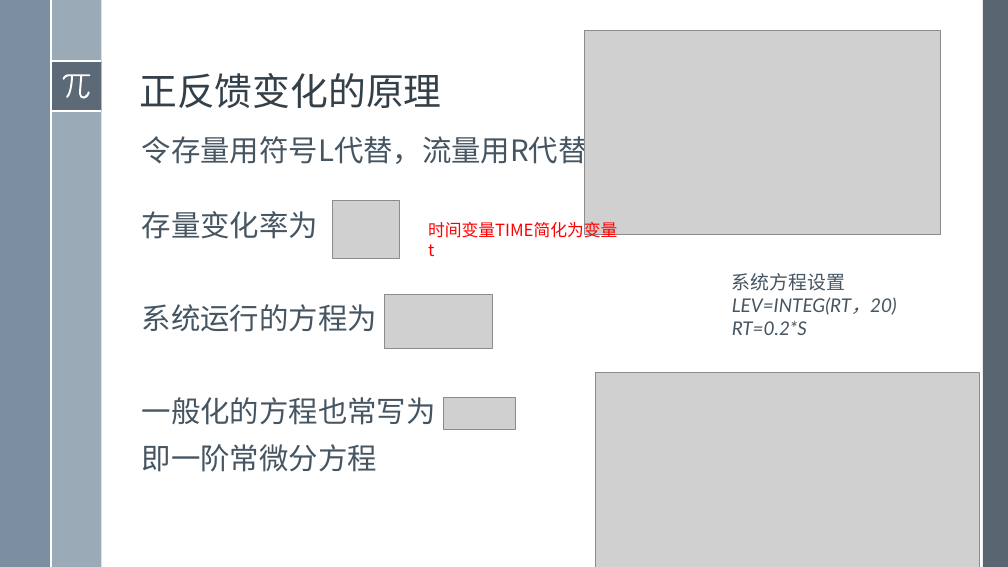
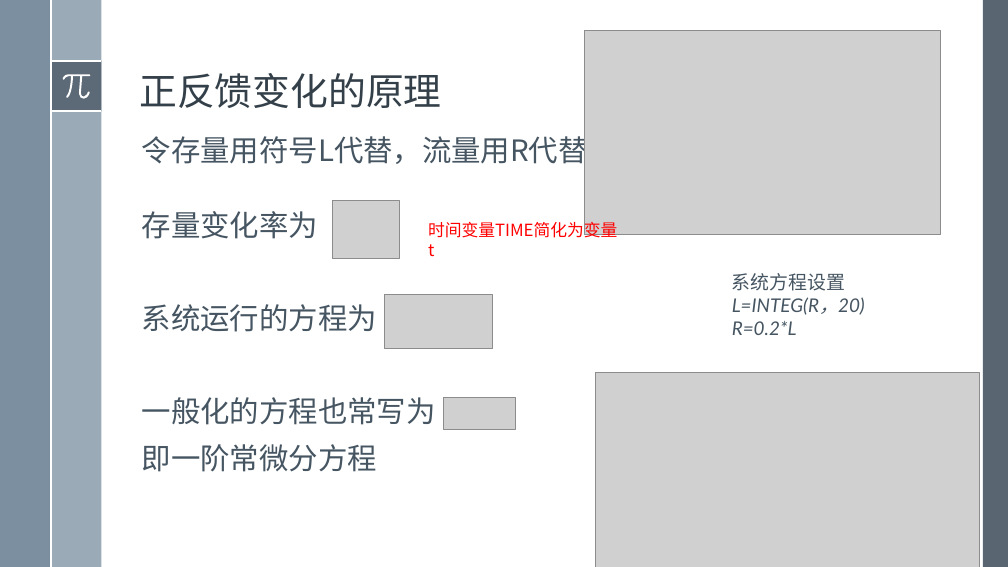
Before and after one commit to exoplanetX/SystemDynamics, a slide deck: slide 5 of 2019系统仿真-8-一阶系统原理.pptx. Drawn at 1008x567 pixels with LibreOffice and Linux fonts; fonts in the diff are those of the drawing; grey boxes stand for pictures. Boxes give left, top, right and bottom in pixels: in the first picture for what was removed or moved away, otherwise in the second. Text is boxed around its words. In the diff, an @@ line names an element or a change of style, - is before the commit and + after.

```diff
--- a/2019系统仿真-8-一阶系统原理.pptx
+++ b/2019系统仿真-8-一阶系统原理.pptx
@@ text at bbox=[732, 297, 865, 335]: text changed @@
-LEV=INTEG(RT，20)
-RT=0.2*S
+L=INTEG(R，20)
+R=0.2*L
```
